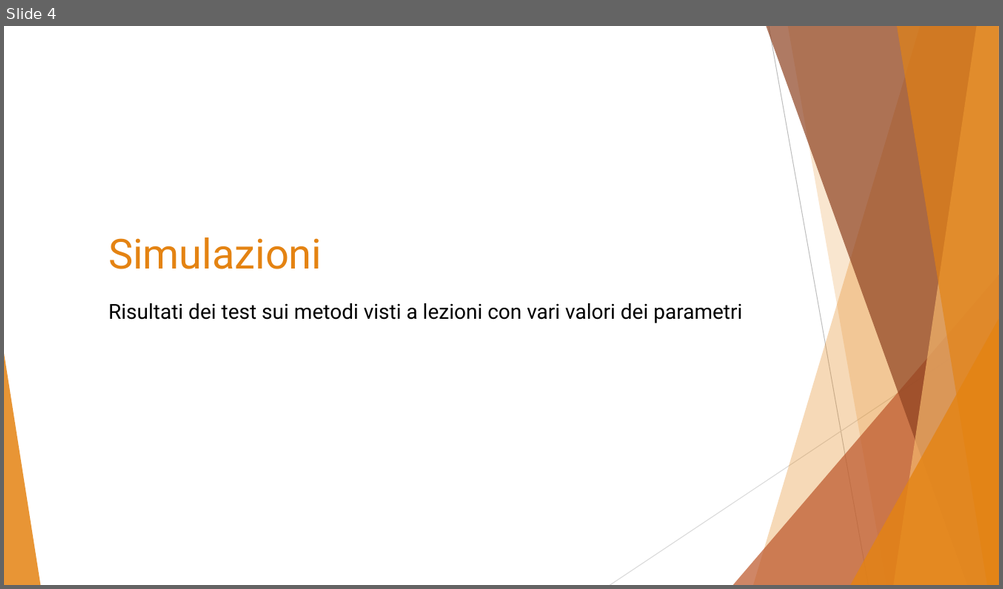
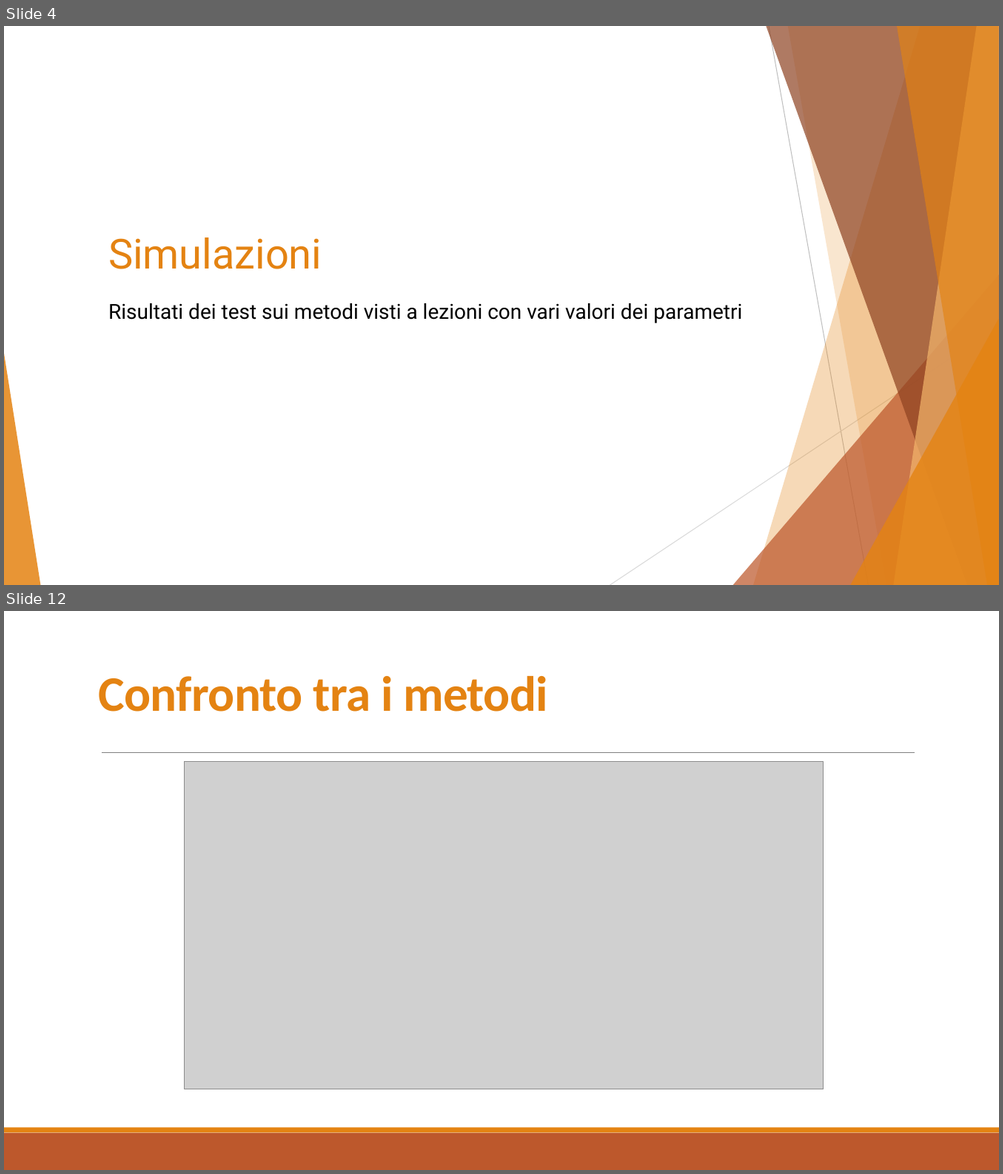
Before and after one commit to simonesinceri/MRL, a slide deck: Presentations/Presentation_Ass1.pptx. Shown one above the other, each under a label of ours: slide 4 before the commit, slides 4 and 12 after it; the slides between them are not shown. The pictures are 1003x589 and 1003x1174 pixels, drawn with LibreOffice and Linux fonts; fonts in the diff are those of the drawing; grey boxes stand for pictures. Boxes give left, top, right and bottom in pixels: in the first picture for what was removed or moved away, otherwise in the second. Text is boxed around its words. In the diff, an @@ line names an element or a change of style, - is before the commit and + after.

```diff
--- a/Presentations/Presentation_Ass1.pptx
+++ b/Presentations/Presentation_Ass1.pptx
@@ slide 12 added at (x1=4, y1=611, x2=999, y2=1170), background #FFFFFF @@
@@ title added at (x1=99, y1=676, x2=548, y2=712), 48 pt, text #E48312, bold @@
+Confronto tra i metodi
@@ line added from (102, 753) to (915, 753), #808080 0.5 pt @@
@@ picture added at (x1=185, y1=762, x2=823, y2=1090) @@
@@ rectangle added at (x1=4, y1=1133, x2=999, y2=1170), fill #BD582C @@
@@ rectangle added at (x1=4, y1=1128, x2=999, y2=1133), fill #E48312 @@
```
Also in this commit, not shown: 1 slide changed, 9 other slides added, 8 slides removed, 4 other files.
